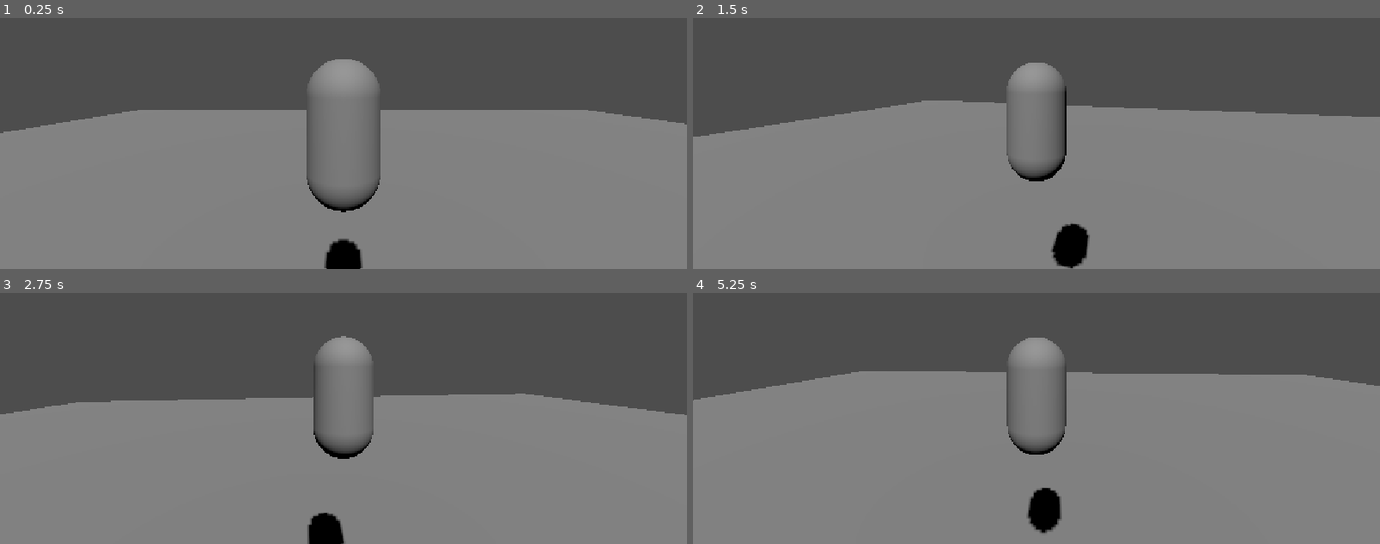
Above: before the commit, frames 1-4 (two rows, left to right).
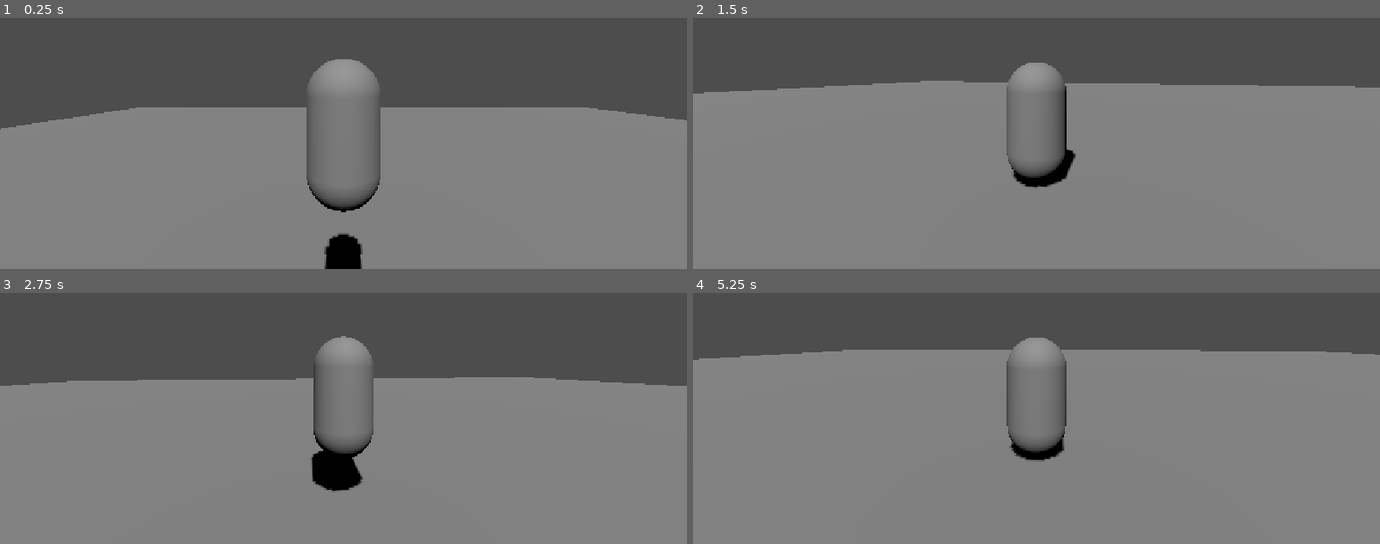
Above: after the commit, the same moments.

Repository: DropletU/CGAP
Game: Godot game, scene res://Scenes/main.tscn
Same seed, same stepped clock (60 frames per second), same inputs: the game is played once before the commit and once after it.
Inputs (mouse positions are in pixels of both pictures, inside the frame that each line leads up to):
- Up to frame 1 (0.25 s): no input
- Up to frame 2 (1.5 s): move the mouse to (1070, 73) at 0.52 s; hold Shift (sprint) 0.53-1.28 s; hold W (forward) from 0.53 s (still down); tap Space (jump) at 0.77, 0.8, 1.07, 1.35 s; move the mouse to (1002, 78) at 1.27 s
- Up to frame 3 (2.75 s): keep holding W (forward); tap Space (jump) at 1.52, 1.82, 2.3 s; tap Shift (sprint) at 1.55 s; move the mouse to (357, 343) at 2.02 s; hold Shift (sprint) from 2.03 s (still down)
- Up to frame 4 (5.25 s): move the mouse to (1029, 355) at 2.77 s; release Shift (sprint) at 2.78 s; tap Tab (toggle_mouse_capture) at 2.85 s; tap Space (jump) at 3.02, 3.32, 3.77, 3.8, 4.07, 4.52, 4.82 s; tap Shift (sprint) at 3.05, 4.55 s; move the mouse to (1242, 408) at 3.52 s; release W (forward) at 3.53 s; hold Mouse wheel down (wheel_down) 3.53-4.28 s; hold A (left) 3.53-5.03 s; move the mouse to (outside the picture) at 4.27 s; tap Mouse wheel up (wheel_up) at 4.35 s; move the mouse to (1070, 350) at 5.02 s; hold S (back) from 5.03 s (still down); hold Shift (sprint) from 5.03 s (still down)

The runs differ from the first frame. In frame 1, 1.2% of the frame differs, in the area x 0-100%, y 35-100%; in frame 2, 11%, in the area x 0-100%, y 25-100%; in frame 3, 8.9%; in frame 4, 10%.
Error before the commit: Invalid call. Nonexistent function 'enter' in base 'Nil'. (res://Scripts/Classes/States/PlayerStates/player_state_machine.gd:12)

Commit message:
Player: Create and apply grounded and airborne states

Diff:
--- a/Scenes/player.tscn
+++ b/Scenes/player.tscn
@@ -4,6 +4,8 @@
 [ext_resource type="Script" uid="uid://bfmmklcuqx3hm" path="res://Scripts/camera_spring_arm.gd" id="2_cvnsp"]
 [ext_resource type="Script" uid="uid://buqsdphyssa2w" path="res://Scripts/camera_follow.gd" id="3_6t5aa"]
 [ext_resource type="Script" uid="uid://dri86t7o1gtd" path="res://Scripts/Classes/States/PlayerStates/player_state_machine.gd" id="4_vgqql"]
+[ext_resource type="Script" uid="uid://vanm5nyglnkc" path="res://Scripts/States/PlayerStates/grounded_state.gd" id="5_x3wgy"]
+[ext_resource type="Script" uid="uid://b3qmb4yaestww" path="res://Scripts/States/PlayerStates/airborne_state.gd" id="6_3smsa"]
 
 [sub_resource type="CapsuleMesh" id="CapsuleMesh_bhunq"]
 radius = 0.7
@@ -42,6 +44,13 @@
 spring_arm = NodePath("../SpringArm3D/SpringPosition")
 lerp_power = 6.0
 
-[node name="PlayerStateMachine" type="Node" parent="." unique_id=1735854808]
+[node name="PlayerStateMachine" type="Node" parent="." unique_id=1735854808 node_paths=PackedStringArray("initial_state")]
 script = ExtResource("4_vgqql")
+initial_state = NodePath("Grounded")
 metadata/_custom_type_script = "uid://dri86t7o1gtd"
+
+[node name="Grounded" type="Node" parent="PlayerStateMachine" unique_id=752504595]
+script = ExtResource("5_x3wgy")
+
+[node name="Airborne" type="Node" parent="PlayerStateMachine" unique_id=791800822]
+script = ExtResource("6_3smsa")
--- /dev/null
+++ b/Scripts/States/PlayerStates/airborne_state.gd
@@ -0,0 +1,20 @@
+extends PlayerState
+
+func enter() -> void:
+	pass # Runs when entering a state
+
+
+func exit() -> void:
+	pass # Runs when exiting a state
+
+
+func physics_update(delta) -> void:
+	var speed_multi: = 1.0
+	if Input.is_action_pressed("sprint"):
+		speed_multi*=2
+	player.apply_horizontal_movement(delta, speed_multi)
+
+	player.apply_gravity(delta)
+
+	if player.is_on_floor():
+		transitioned.emit("Grounded")
--- /dev/null
+++ b/Scripts/States/PlayerStates/grounded_state.gd
@@ -0,0 +1,21 @@
+extends PlayerState
+
+func enter() -> void:
+	player.velocity.y = 0.0
+
+
+func exit() -> void:
+	pass # Runs when exiting a state
+
+
+func physics_update(delta) -> void:
+	var speed_multi: = 1.0
+	if Input.is_action_pressed("sprint"):
+		speed_multi*=2
+	player.apply_horizontal_movement(delta, speed_multi)
+
+	if Input.is_action_just_pressed("jump"):
+		player.apply_jump()
+
+	if not player.is_on_floor():
+		transitioned.emit("Airborne")
Not shown, added: Scripts/States/PlayerStates/airborne_state.gd.uid
Not shown, added: Scripts/States/PlayerStates/grounded_state.gd.uid
